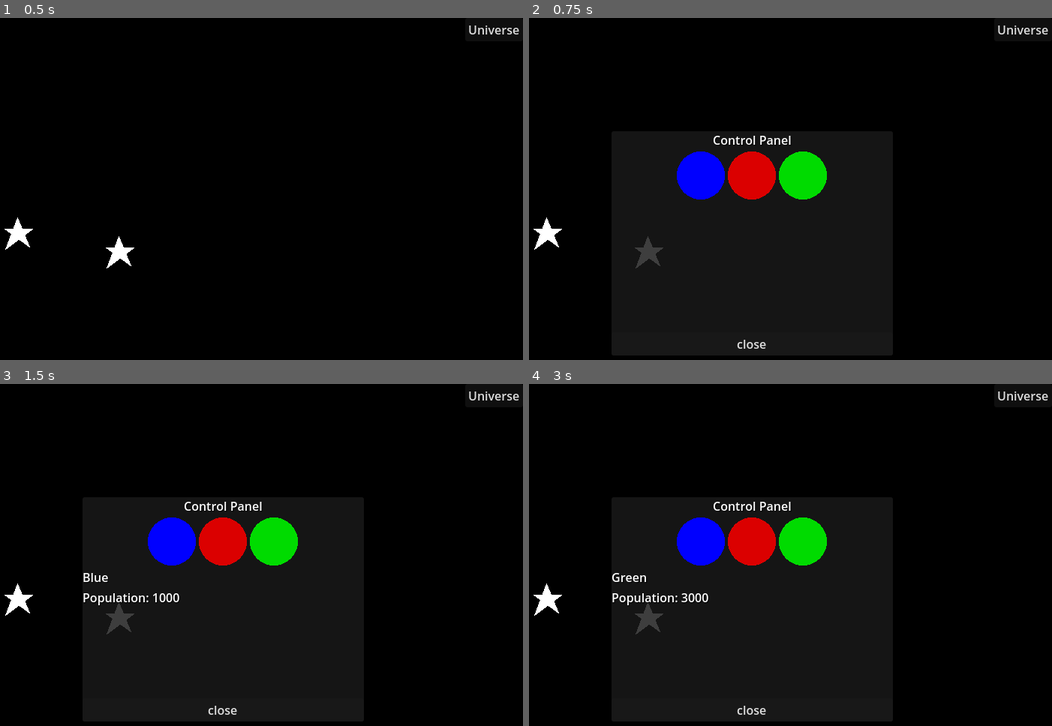
Above: before the commit, frames 1-4 (two rows, left to right).
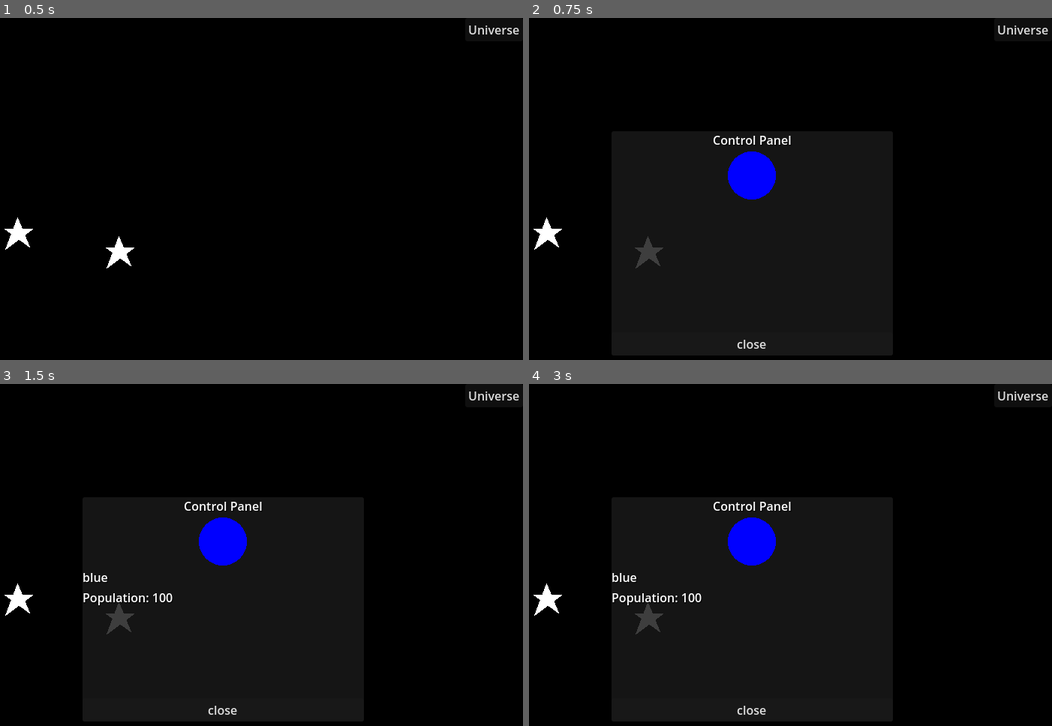
Above: after the commit, the same moments.

Repository: deepSpaceRenegade/Space_Econ
Game: Godot game, scene res://scenes/main.tscn
Two runs of this game, one before a commit and one after it. Both use one fixed random seed, a clock stepped at 60 frames per second and the inputs below.
Inputs (mouse positions are in pixels of both pictures, inside the frame that each line leads up to; where the layout moved, square brackets give the same spot in the first picture):
- Up to frame 1 (0.5 s): no input
- Up to frame 2 (0.75 s): click (544, 233) at 0.5 s
- Up to frame 3 (1.5 s): click (224, 541) [172, 541] at 1.25 s
- Up to frame 4 (3 s): click (753, 541) at 2 s; click (753, 541) [800, 541] at 2.75 s

Frame 1 is identical in both runs. In frame 2, 3.0% of the frame differs, in the area x 28-57%, y 39-54%; in frame 3, 3.1%; in frame 4, 3.2%, in the area x 15-57%, y 39-64%.

Commit message:
moved planet data display logic to main

Diff:
--- a/game/scenes/control_panel.tscn
+++ b/game/scenes/control_panel.tscn
@@ -1,43 +1,12 @@
-[gd_scene load_steps=13 format=3 uid="uid://bnjktyj6n3hmv"]
+[gd_scene load_steps=4 format=3 uid="uid://bnjktyj6n3hmv"]
 
 [ext_resource type="Theme" uid="uid://bntnkew0b7xww" path="res://resources/space_theme.tres" id="1_1de6g"]
 [ext_resource type="Script" path="res://scripts/control_panel.gd" id="1_jec0b"]
 [ext_resource type="PackedScene" uid="uid://d0yf2sv2dllbj" path="res://scenes/planet.tscn" id="2_3ywjd"]
-[ext_resource type="Script" path="res://scripts/planet_info.gd" id="2_o458e"]
-[ext_resource type="Texture2D" uid="uid://mf4yp8be4mk1" path="res://textures/planet_blue.png" id="3_n3f4v"]
-[ext_resource type="Texture2D" uid="uid://dwy7l6cksgwgc" path="res://textures/planet_red.png" id="4_q3fxs"]
-[ext_resource type="Texture2D" uid="uid://caymicx8ltd4j" path="res://textures/planet_green.png" id="5_75djm"]
-[ext_resource type="Texture2D" uid="uid://1ba65vs5hkat" path="res://textures/planet_yellow.png" id="7_el1x1"]
-
-[sub_resource type="Resource" id="Resource_tdasv"]
-script = ExtResource("2_o458e")
-texture = ExtResource("3_n3f4v")
-planet_name = "Blue"
-planet_population = 1000
-
-[sub_resource type="Resource" id="Resource_te35b"]
-script = ExtResource("2_o458e")
-texture = ExtResource("4_q3fxs")
-planet_name = "Red"
-planet_population = 2000
-
-[sub_resource type="Resource" id="Resource_wfqcu"]
-script = ExtResource("2_o458e")
-texture = ExtResource("5_75djm")
-planet_name = "Green"
-planet_population = 3000
-
-[sub_resource type="Resource" id="Resource_bj4jc"]
-script = ExtResource("2_o458e")
-texture = ExtResource("7_el1x1")
-planet_name = "Yellow"
-planet_population = 0
 
 [node name="Control_Panel" type="CanvasLayer"]
 script = ExtResource("1_jec0b")
 planet = ExtResource("2_3ywjd")
-planets_list = Array[ExtResource("2_o458e")]([SubResource("Resource_tdasv"), SubResource("Resource_te35b"), SubResource("Resource_wfqcu")])
-planets_list2 = Array[ExtResource("2_o458e")]([SubResource("Resource_bj4jc")])
 
 [node name="Control_Panel_Container" type="PanelContainer" parent="."]
 anchors_preset = 8
--- a/game/scenes/main.tscn
+++ b/game/scenes/main.tscn
@@ -1,12 +1,27 @@
-[gd_scene load_steps=8 format=3 uid="uid://bx2ungnv8v808"]
+[gd_scene load_steps=13 format=3 uid="uid://bx2ungnv8v808"]
 
 [ext_resource type="Script" path="res://scripts/main.gd" id="1_i03io"]
 [ext_resource type="PackedScene" uid="uid://bnjktyj6n3hmv" path="res://scenes/control_panel.tscn" id="2_vajgb"]
 [ext_resource type="PackedScene" uid="uid://b1xh54ervyxv4" path="res://scenes/star.tscn" id="3_ypqki"]
 [ext_resource type="Texture2D" uid="uid://bwdtvcgsnxq4q" path="res://textures/star_red.png" id="4_hb60t"]
 [ext_resource type="Texture2D" uid="uid://bdsbxacbxrq6g" path="res://textures/star_white.png" id="5_62tfn"]
+[ext_resource type="Script" path="res://scripts/planet_info.gd" id="5_ef4nc"]
 [ext_resource type="PackedScene" uid="uid://b7ytw6de7r88e" path="res://scenes/galaxy.tscn" id="6_hcuwf"]
+[ext_resource type="Texture2D" uid="uid://mf4yp8be4mk1" path="res://textures/planet_blue.png" id="6_uanir"]
+[ext_resource type="Texture2D" uid="uid://caymicx8ltd4j" path="res://textures/planet_green.png" id="7_qvd1b"]
 [ext_resource type="PackedScene" uid="uid://dcxtblu32am6n" path="res://scenes/hud.tscn" id="8_e4mhp"]
+
+[sub_resource type="Resource" id="Resource_qkspo"]
+script = ExtResource("5_ef4nc")
+texture = ExtResource("6_uanir")
+planet_name = "blue"
+planet_population = 100
+
+[sub_resource type="Resource" id="Resource_pyadm"]
+script = ExtResource("5_ef4nc")
+texture = ExtResource("7_qvd1b")
+planet_name = "green"
+planet_population = 200
 
 [node name="Main" type="Node2D"]
 script = ExtResource("1_i03io")
@@ -21,12 +36,14 @@
 offset_top = 255.0
 offset_right = 159.0
 offset_bottom = 319.0
+planets_list = Array[ExtResource("5_ef4nc")]([SubResource("Resource_qkspo")])
 
 [node name="Star2" parent="." instance=ExtResource("3_ypqki")]
 offset_left = 230.0
 offset_top = 280.0
 offset_right = 294.0
 offset_bottom = 344.0
+planets_list = Array[ExtResource("5_ef4nc")]([SubResource("Resource_pyadm")])
 
 [node name="Star3" parent="." instance=ExtResource("3_ypqki")]
 visible = false
--- a/game/scenes/planet.tscn
+++ b/game/scenes/planet.tscn
@@ -1,6 +1,6 @@
 [gd_scene load_steps=3 format=3 uid="uid://d0yf2sv2dllbj"]
 
-[ext_resource type="Script" path="res://scenes/planet.gd" id="2_lf1im"]
+[ext_resource type="Script" path="res://scripts/planet.gd" id="2_lf1im"]
 [ext_resource type="Texture2D" uid="uid://bho5kealh4yrr" path="res://textures/planet_white.png" id="2_s1v7g"]
 
 [node name="Planet" type="TextureButton"]
--- a/game/scripts/control_panel.gd
+++ b/game/scripts/control_panel.gd
@@ -1,8 +1,6 @@
 extends CanvasLayer
 
 @export var planet: PackedScene
-@export var planets_list: Array[PlanetInfo]
-@export var planets_list2: Array[PlanetInfo]
 
 @onready var control_panel: CanvasLayer = $"."
 @onready var close_button: Button = $Control_Panel_Container/Control_Panel/Close_Button
@@ -14,11 +12,6 @@
 func _ready() -> void:
 	close_button.pressed.connect(close_panel)
 
-	Signals.populate_planets.connect(Callable(self, "populate_planets").bind(planets_list))
-	Signals.populate_planets2.connect(Callable(self, "populate_planets").bind(planets_list2))
-	Signals.show_planet_info.connect(Callable(self, "show_planet_info").bind(planets_list))
-
-
 func close_panel():
 	control_panel.hide()
 
@@ -28,25 +21,7 @@
 	for child in info_box.get_children():
 		child.queue_free()
 
-func populate_planets(list):
-	for child in planet_box.get_children():
-		child.queue_free()
-	for info in list:
-		var planet_instance = planet.instantiate()
-		planet_instance.name = info.planet_name
-		planet_instance.texture_normal = info.texture
-		planet_box.add_child(planet_instance)
-
-func show_planet_info(planet_name, list):
-	for child in info_box.get_children():
-		child.queue_free()
-	planet_label.text = planet_name
-	var info_label = Label.new()
-	info_box.add_child(info_label)
-
-	for info in list:
-		if info.planet_name == planet_name:
-			info_label.text = "Population: " + str(info.planet_population)
+	planet_label.text = ""
 
 # Called every frame. 'delta' is the elapsed time since the previous frame.
 func _process(delta: float) -> void:
--- a/game/scripts/main.gd
+++ b/game/scripts/main.gd
@@ -17,14 +17,10 @@
 
 	galaxy.pressed.connect(show_stars)
 	galaxy2.pressed.connect(show_stars2)
-	star.pressed.connect(populate_star)
-	star_2.pressed.connect(populate_star2)
 
-func populate_star():
-	Signals.emit_signal("populate_planets")
 
-func populate_star2():
-	Signals.emit_signal("populate_planets2")
+	Signals.populate_planets.connect(star_select)
+	Signals.show_planet_info.connect(planet_select)
 
 func open_control_panel():
 	control_panel.show()
@@ -51,6 +47,40 @@
 	for star in stars2:
 		star.show()
 
+func populate_planets(list):
+	for child in control_panel.planet_box.get_children():
+		child.queue_free()
+	for info in list:
+		var planet_instance = control_panel.planet.instantiate()
+		planet_instance.name = info.planet_name
+		planet_instance.texture_normal = info.texture
+		control_panel.planet_box.add_child(planet_instance)
+
+func show_planet_info(planet_name, list):
+	for child in control_panel.info_box.get_children():
+		child.queue_free()
+	control_panel.planet_label.text = planet_name
+	var info_label = Label.new()
+	control_panel.info_box.add_child(info_label)
+
+	for info in list:
+		if info.planet_name == planet_name:
+			info_label.text = "Population: " + str(info.planet_population)
+
+func star_select(selected_star):
+	match selected_star:
+		"Star":
+			populate_planets($Star.planets_list)
+		"Star2":
+			populate_planets($Star2.planets_list)
+
+func planet_select(selected_planet):
+	match selected_planet:
+		"blue":
+			show_planet_info(selected_planet, $Star.planets_list)
+		"green":
+			show_planet_info(selected_planet, $Star2.planets_list)
+
 # Called every frame. 'delta' is the elapsed time since the previous frame.
 func _process(delta: float) -> void:
 	pass
--- a/game/scripts/signals.gd
+++ b/game/scripts/signals.gd
@@ -4,4 +4,4 @@
 signal show_universe
 signal populate_planets
 signal populate_planets2
-signal show_planet_info(planet_name)
+signal show_planet_info
--- a/game/scripts/star.gd
+++ b/game/scripts/star.gd
@@ -1,14 +1,20 @@
 extends TextureButton
+
+@export var planets_list: Array[PlanetInfo]
 
 @onready var star: TextureButton = $"."
 
 # Called when the node enters the scene tree for the first time.
 func _ready() -> void:
 	star.pressed.connect(panel_emit)
+	star.pressed.connect(populate_star)
 
 func panel_emit():
 	Signals.emit_signal("open_control_panel")
 
+func populate_star():
+	Signals.populate_planets.emit(star.name)
+
 # Called every frame. 'delta' is the elapsed time since the previous frame.
 func _process(delta: float) -> void:
 	pass
Renamed: game/scenes/planet.gd -> game/scripts/planet.gd
